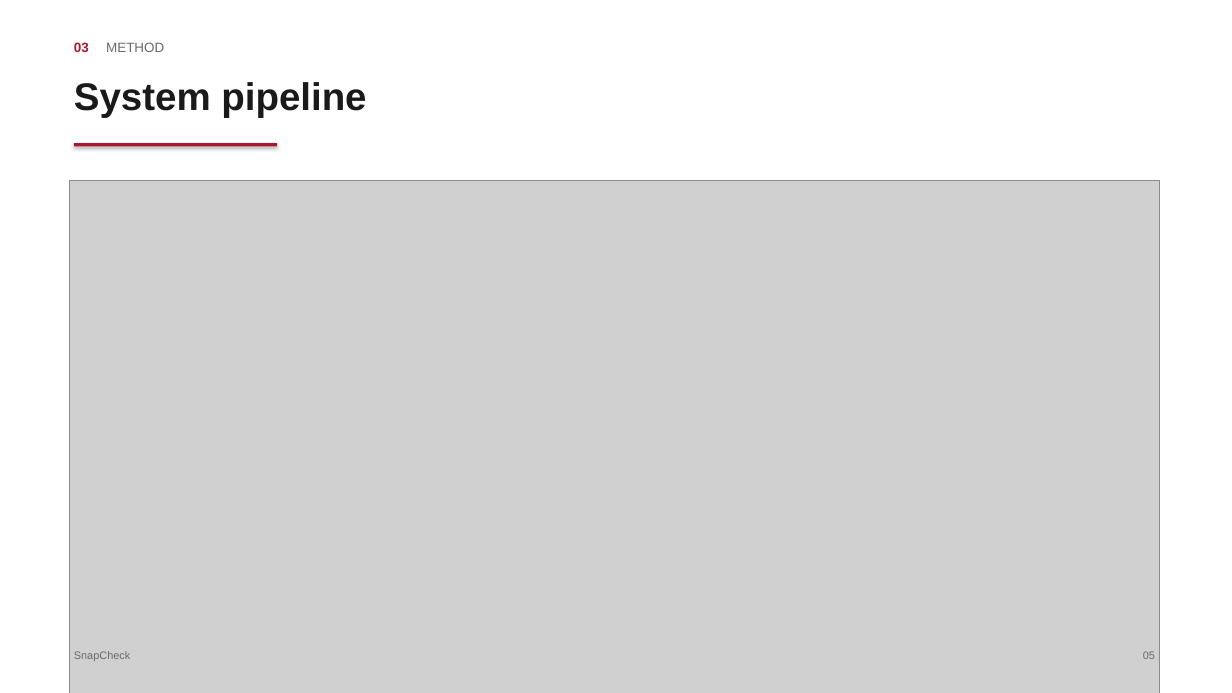
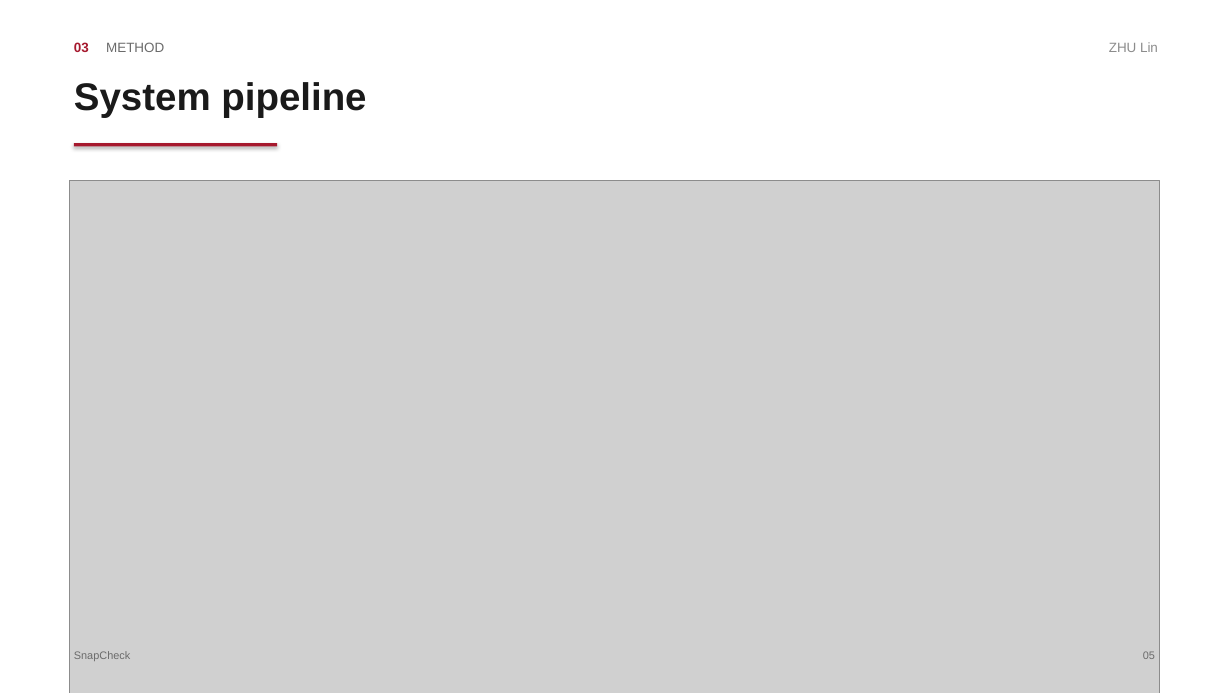
Before and after one commit to n0thing0717zkj-code/CDT501_SnapCheck, a slide deck: slide 5 of docs/CDT501_SnapCheck_Slides.pptx. Drawn at 1232x693 pixels with LibreOffice and Linux fonts; fonts in the diff are those of the drawing; grey boxes stand for pictures. Boxes give left, top, right and bottom in pixels: in the first picture for what was removed or moved away, otherwise in the second. Text is boxed around its words. In the diff, an @@ line names an element or a change of style, - is before the commit and + after.

```diff
--- a/docs/CDT501_SnapCheck_Slides.pptx
+++ b/docs/CDT501_SnapCheck_Slides.pptx
@@ text added at box(1109, 42, 1158, 52), 10.5 pt, text #8C8C8C @@
+ZHU Lin
```
Also in this commit, not shown: 13 other slides changed, 2 other files.
